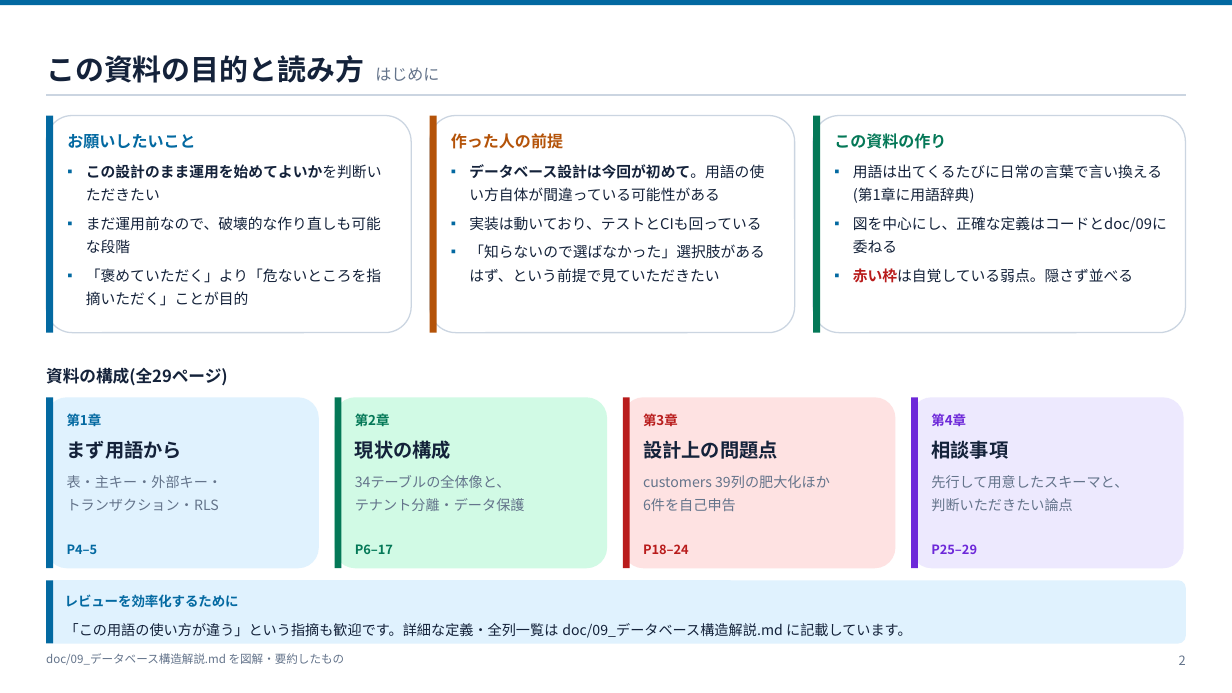
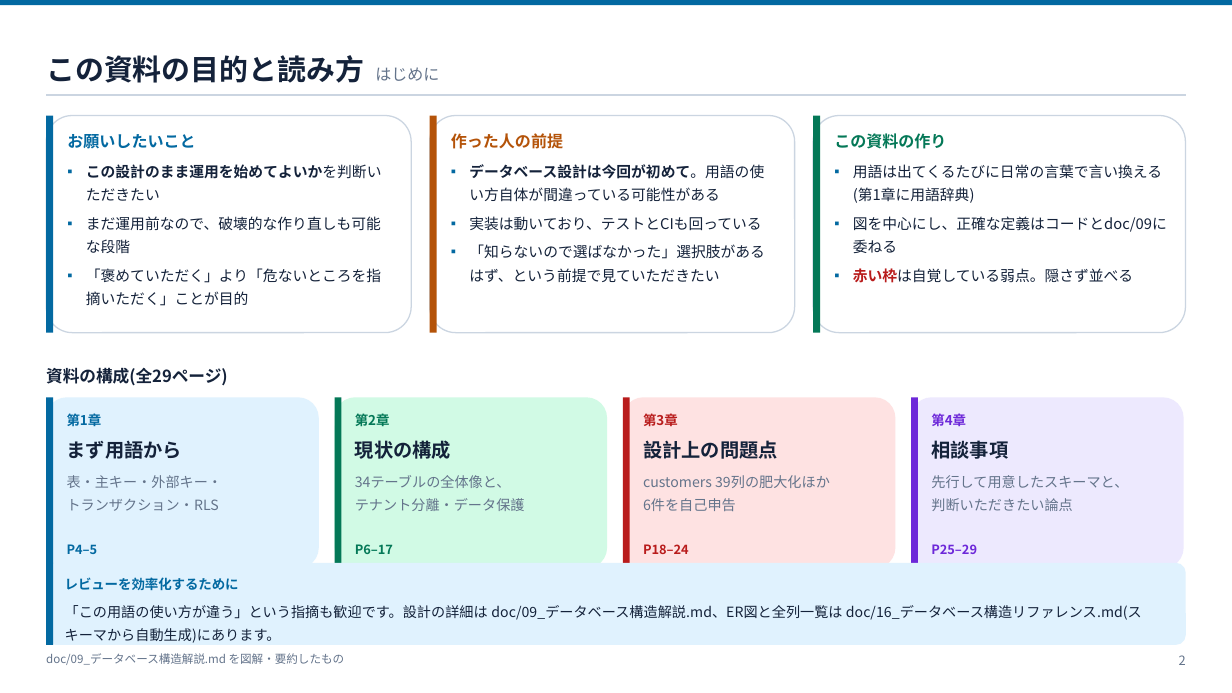
Before and after one commit to ohru131/katahimo-app, a slide deck: slide 2 of doc/12_データベース構造レビュー資料.pptx. Drawn at 1232x693 pixels with LibreOffice and Linux fonts; fonts in the diff are those of the drawing. Boxes give left, top, right and bottom in pixels: in the first picture for what was removed or moved away, otherwise in the second. Text is boxed around its words. In the diff, an @@ line names an element or a change of style, - is before the commit and + after.

```diff
--- a/doc/12_データベース構造レビュー資料.pptx
+++ b/doc/12_データベース構造レビュー資料.pptx
@@ rounded rectangle: place and size @@
-rounded rectangle at [46, 580, 1186, 643]
+rounded rectangle at [46, 563, 1186, 645]
@@ rectangle: place and size @@
-rectangle at [46, 580, 53, 643]
+rectangle at [46, 563, 53, 645]
@@ text "レビューを効率化するために": place and size @@
-text "レビューを効率化するために" at [65, 594, 239, 608]
+text "レビューを効率化するために" at [65, 577, 239, 591]
@@ text at [65, 605, 1142, 643]: text changed @@
-「この用語の使い方が違う」という指摘も歓迎です。詳細な定義・全列一覧は doc/09_データベース構造解説.md に記載しています。
+「この用語の使い方が違う」という指摘も歓迎です。設計の詳細は doc/09_データベース構造解説.md、ER図と全列一覧は doc/16_データベース構造リファレンス.md(スキーマから自動生成)にあります。
```
Also in this commit, not shown: 6 other slides changed, 4 other files.
